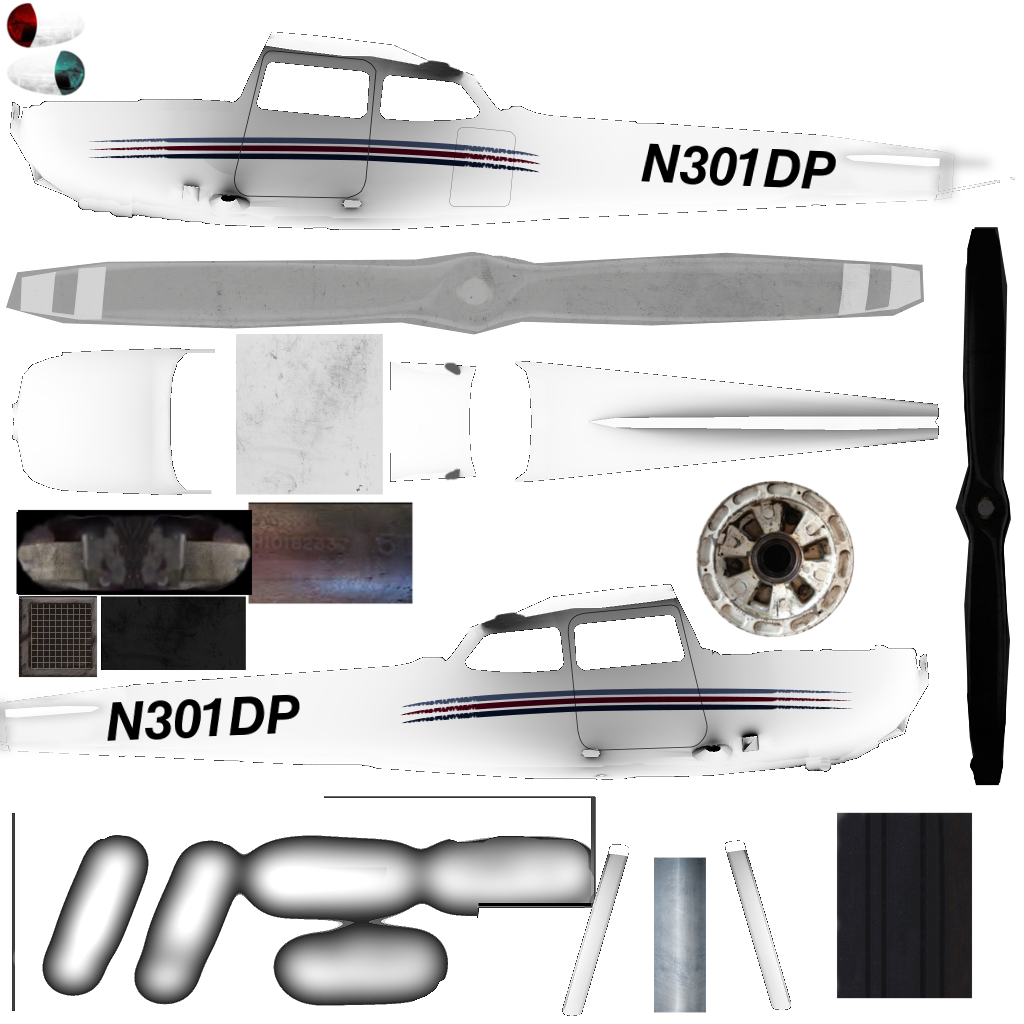
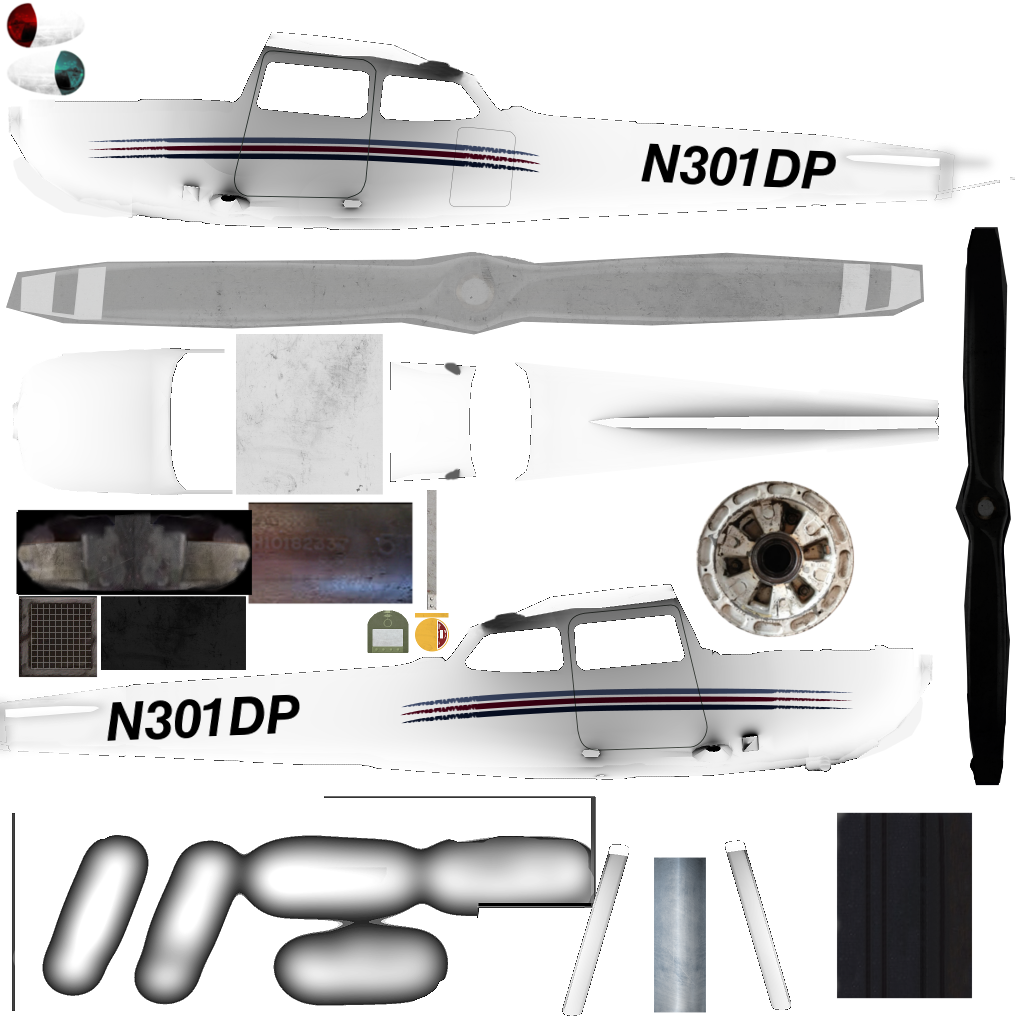
The second 1024px x 1024px image is a revision of the first. Changes to its layers:
renamed "Clipboard" to "Clipboard #4", showed it, moved it above "Clipboard #3", painted on it over [8, 99, 939, 760]
painted on "Clipboard #2" over [8, 99, 939, 760]
